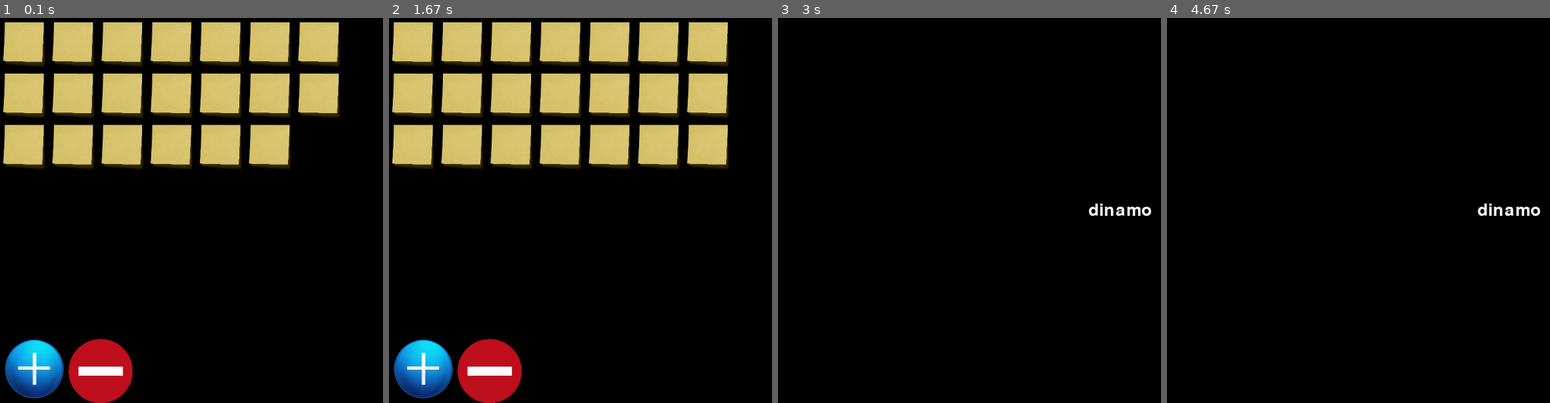
Above: before the commit, frames 1-4 (left to right).
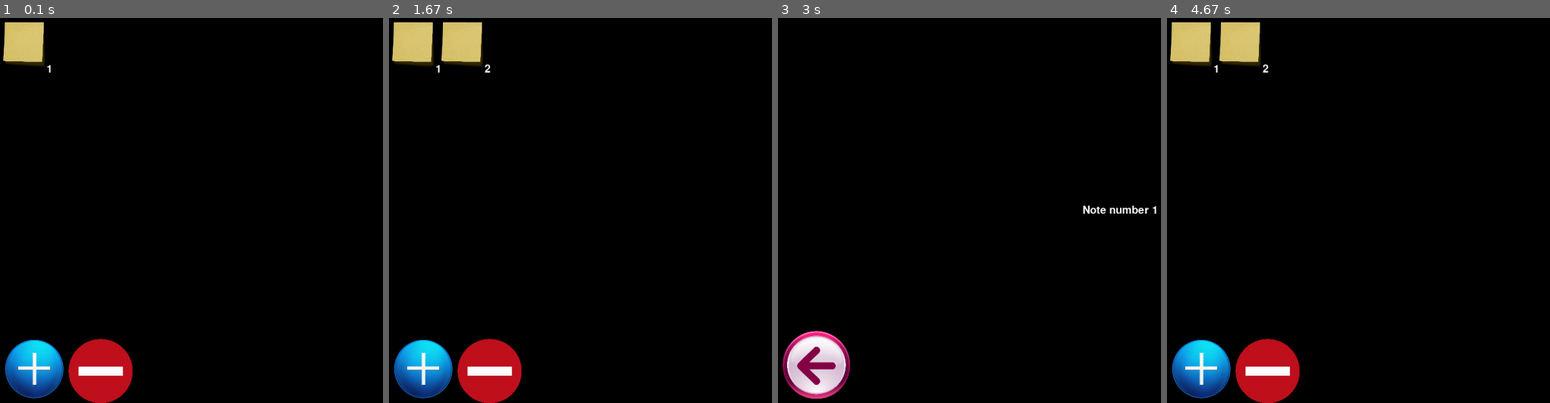
Above: after the commit, the same moments.

Repository: killerzman/pygame-pynotes
Game: pygame game, started from pynotes.py
Two runs of this game, one before a commit and one after it. Both use one fixed random seed, a clock stepped at 60 frames per second and the inputs below.
Inputs (mouse positions are in pixels of both pictures, inside the frame that each line leads up to):
- Up to frame 1 (0.1 s): no input
- Up to frame 2 (1.67 s): click (423, 368) at 0.38 s; click (411, 44) at 1.52 s
- Up to frame 3 (3 s): press the mouse at (816, 364) at 1.87 s; move the mouse to (1038, 252) at 1.97 s; release the mouse at (outside the picture) at 2.1 s
- Up to frame 4 (4.67 s): click (1205, 364) at 4.08 s

The runs differ from the first frame. In frame 1, 22% of the frame differs, in the area x 0-89%, y 0-40%; in frame 2, 22%; in frame 3, 2.9%; in frame 4, 6.8%.

Commit message:
new text class, interface class w/ optional args support, basic note interface + restructuring

Diff:
--- a/pynotes.py
+++ b/pynotes.py
@@ -11,34 +11,41 @@
 	def set_curr_interface(self):
 		Interface.current_interface = self.interfaceName
 
-	def init_draw(self):
+	def init_draw(self, *args):
+		if args:
+			self.args = args
 		getattr(Interface, self.interfaceName + "_init")(self)
 		self.draw()
-		self.set_curr_interface()
-
-	def draw(self):
+
+	def draw(self, *args):
+		if args:
+			self.args = args
 		getattr(Interface, self.interfaceName)(self)
 		self.set_curr_interface()
 
 	def main_interface_init(self):
 		self.images = {"note":Image("postitnote.png",1/6,1/6), "add":Image("plusbutton.png",1/2,1/2), "remove":Image("minusbutton.png",1/5,1/5)}
 
-		self.note_rows = 5
-		self.note_columns = 7
-		self.note_current = 20
+		self.noteRows = 6
+		self.noteColumns = 6
+		self.noteCurrent = 1
 
 	def main_interface(self):
-		self.note_images = []
-
-		for i in range(self.note_current):
-			self.note_images.append(Image("postitnote.png",1/6,1/6))
-
-		for i in range(self.note_rows):
-			for j in range(self.note_columns):
-				note_index = i * self.note_columns + j
-				if self.note_current > note_index:
-					self.note_images[note_index].set_rect(j * self.note_images[note_index].image.get_width(), i * self.note_images[note_index].image.get_height())
-					self.windowObject.draw_image(self.note_images[note_index])
+		self.noteTexts = []
+		self.noteImages = []
+
+		for i in range(self.noteCurrent):
+			self.noteImages.append(Image("postitnote.png",1/6,1/6))
+
+		for i in range(self.noteRows):
+			for j in range(self.noteColumns):
+				note_index = i * self.noteColumns + j
+				if self.noteCurrent > note_index:
+					self.noteImages[note_index].set_rect(j * self.noteImages[note_index].image.get_width(), i * self.noteImages[note_index].image.get_height())
+					self.windowObject.draw_image(self.noteImages[note_index])
+					self.noteTexts.append(Text(str(note_index + 1), textColorForeground = (255,255,255)))
+					self.noteTexts[len(self.noteTexts) - 1].rect.center = (self.noteImages[note_index].rect.width * (j+1), self.noteImages[note_index].rect.height * (i+1))
+					self.windowObject.draw_text(self.noteTexts[len(self.noteTexts) - 1])
 
 		self.images["add"].set_rect(0, self.windowObject.height - self.images["add"].image.get_height())
 		self.windowObject.draw_image(self.images["add"])
@@ -47,15 +54,33 @@
 		self.windowObject.draw_image(self.images["remove"])
 
 	def note_interface_init(self):
-		font = pygame.font.Font('freesansbold.ttf', 32)
-		text = font.render('dinamo', True, (255,255,255), (0,0,0))
-		textRect = text.get_rect()
-		textRect.center = (self.windowObject.width // 2, self.windowObject.height // 2)
-		self.windowObject.display.blit(text, textRect)
+		self.images = {"back":Image("backbutton.png",1/5,1/5)}
 
 	def note_interface(self):
-		pass
-
+		self.noteText = Text("Note number " + str(self.args[0]+1), textColorForeground = (255,255,255))
+		self.noteText.rect.center = (self.windowObject.width // 2, self.windowObject.height // 2)
+		self.windowObject.draw_text(self.noteText)
+
+		self.images["back"].set_rect(0, self.windowObject.height - self.images["back"].image.get_height())
+		self.windowObject.draw_image(self.images["back"])
+
+class Text:
+	def __init__(self, textString = "default", textFontSize = 20, textFontType = 'freesansbold.ttf', textColorForeground = (0,0,0), textColorBackground = (-1,-1,-1), textAntialiasing = True):
+		self.string = textString
+		self.fontType = textFontType
+		self.fontSize = textFontSize
+		self.colorForeground = textColorForeground
+		self.colorBackground = textColorBackground
+		self.antialiasing = textAntialiasing
+		self.setup()
+
+	def setup(self):
+		self.fontObject = pygame.font.Font(self.fontType, self.fontSize)
+		if self.colorBackground != (-1,-1,-1) and all(isinstance(color, int) and color >= 0 and color <= 255 for color in self.colorBackground):
+			self.textObject = self.fontObject.render(self.string, self.antialiasing, self.colorForeground, self.colorBackground)
+		else:
+			self.textObject = self.fontObject.render(self.string, self.antialiasing, self.colorForeground)
+		self.rect = self.textObject.get_rect()
 
 class Image:
 	def __init__(self, imagePath, imageScaleWidth = 1, imageScaleHeight = 1):
@@ -113,6 +138,9 @@
 	def draw_image(self, image):
 		self.display.blit(image.image, (image.rect.left, image.rect.top))
 
+	def draw_text(self, text):
+		self.display.blit(text.textObject, text.rect)
+
 def init():
 	try:
 		pygame.init()
@@ -143,21 +171,29 @@
 					if event.type == pygame.MOUSEBUTTONUP and event.button == 1:
 						if mainInterface.images["add"].collide_point(event.pos):
 							window.fill()
-							mainInterface.note_current += 1
+							mainInterface.noteCurrent += 1
 							mainInterface.draw()
 							update_all()
 							print("add")
 						if mainInterface.images["remove"].collide_point(event.pos):
 							window.fill()
-							mainInterface.note_current -= 1
+							mainInterface.noteCurrent -= 1
 							mainInterface.draw()
 							update_all()
 							print("remove")
-						for note_index in range(len(mainInterface.note_images)):
-							if mainInterface.note_images[note_index].collide_point(event.pos):
+						for note_index in range(len(mainInterface.noteImages)):
+							if mainInterface.noteImages[note_index].collide_point(event.pos):
 								window.fill()
-								noteInterface.init_draw()
+								noteInterface.init_draw(note_index)
 								update_all()
+								print("note " + str(note_index+1))
+				elif Interface.current_interface == "note_interface":
+					if event.type == pygame.MOUSEBUTTONUP and event.button == 1:
+						if noteInterface.images["back"].collide_point(event.pos):
+							window.fill()
+							mainInterface.draw()
+							update_all()
+							print("back")
 
 	else:
 		print("pygame init failed!")
Binary file added: backbutton.png
